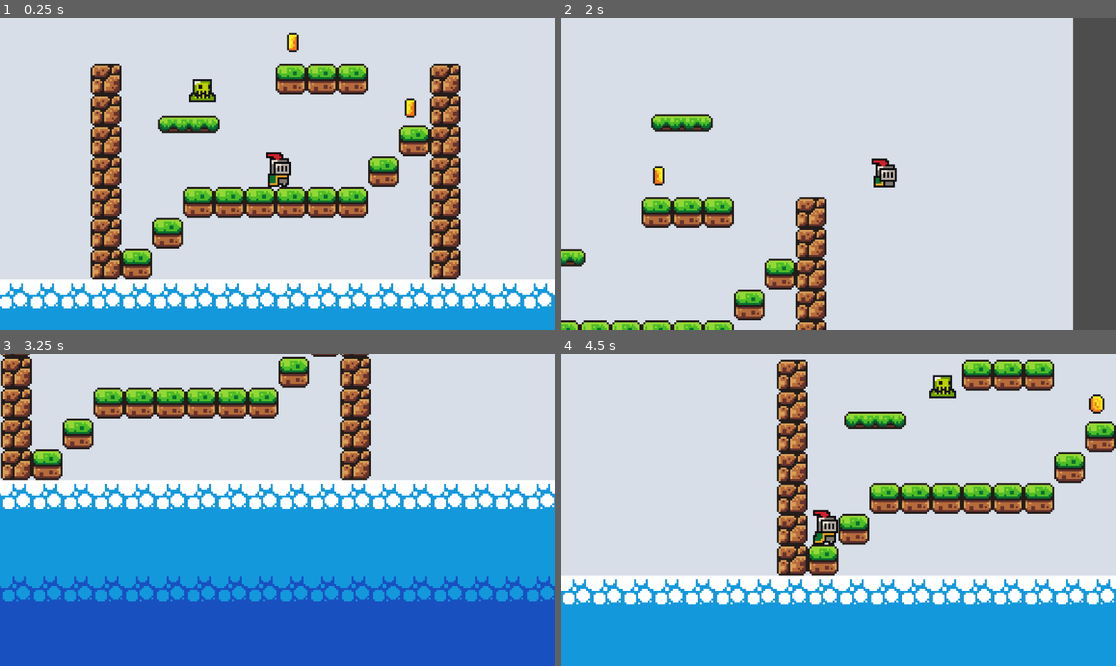
Above: before the commit, frames 1-4 (two rows, left to right).
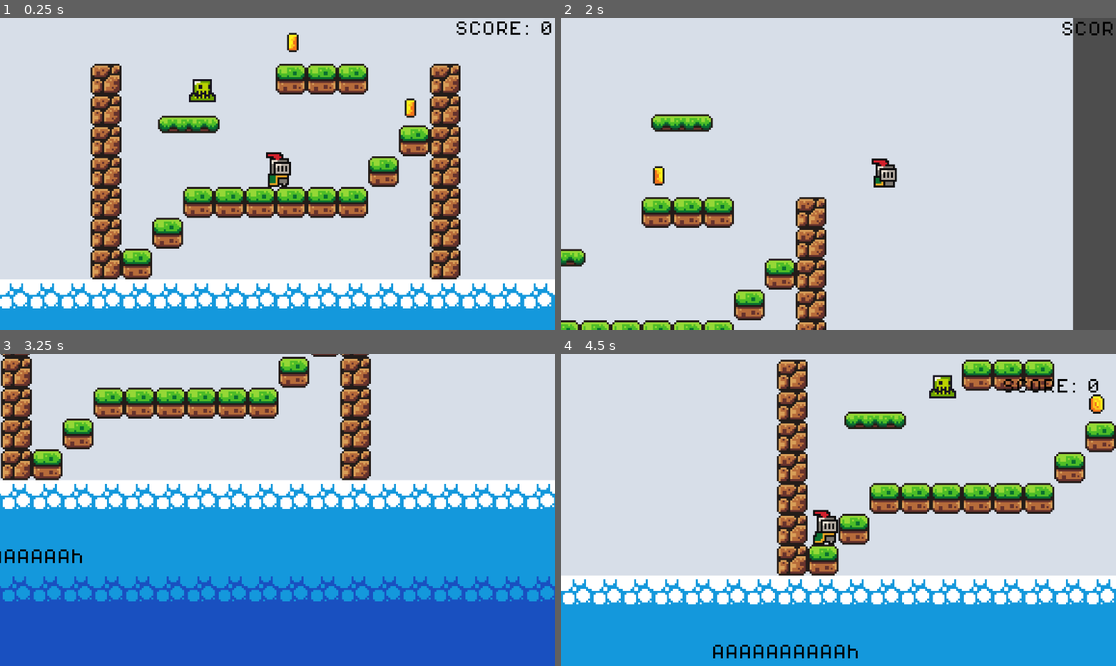
Above: after the commit, the same moments.

Repository: Spaik7/gioco-tutorial
Game: Godot game, scene res://scenes/MainScene.tscn
The game is run twice, just before and just after one commit, with the same random seed, the same clock (stepped at 60 frames per second) and the same inputs.
Inputs:
- Up to frame 1 (0.25 s): no input
- Up to frame 2 (2 s): hold Right (move_right) from 0.53 s (still down); tap Space (jump) at 0.77, 1.52 s
- Up to frame 3 (3.25 s): release Right (move_right) at 2.03 s; hold Left (move_left) from 2.03 s (still down); tap Space (jump) at 3.02 s
- Up to frame 4 (4.5 s): tap Space (jump) at 3.77 s; release Left (move_left) at 4.28 s; hold Right (move_right) from 4.28 s (still down)

The runs differ from the first frame. In frame 1, 0.3% of the frame differs, in the area x 82-100%, y 1-6%; in frame 2, 0.2%; in frame 3, 0.3%; in frame 4, 0.8%, in the area x 27-97%, y 8-98%.

Commit message:
Windows export

Diff:
--- /dev/null
+++ b/default_bus_layout.tres
@@ -0,0 +1,15 @@
+[gd_resource type="AudioBusLayout" format=3 uid="uid://cte534br6sn8k"]
+
+[resource]
+bus/1/name = &"Music"
+bus/1/solo = false
+bus/1/mute = false
+bus/1/bypass_fx = false
+bus/1/volume_db = -11.957565
+bus/1/send = &"Master"
+bus/2/name = &"SFX"
+bus/2/solo = false
+bus/2/mute = false
+bus/2/bypass_fx = false
+bus/2/volume_db = 0.0
+bus/2/send = &"Master"
--- a/project.godot
+++ b/project.godot
@@ -14,6 +14,10 @@
 run/main_scene="uid://bscuvpbt6plr2"
 config/features=PackedStringArray("4.5", "Forward Plus")
 config/icon="res://icon.svg"
+
+[autoload]
+
+Music="*res://scenes/music.tscn"
 
 [input]
 
--- a/scenes/Coin.tscn
+++ b/scenes/Coin.tscn
@@ -1,7 +1,8 @@
-[gd_scene load_steps=17 format=3 uid="uid://drpx8jn1e2soy"]
+[gd_scene load_steps=21 format=3 uid="uid://drpx8jn1e2soy"]
 
 [ext_resource type="Texture2D" uid="uid://cqwhq0jrjv3gf" path="res://assets/sprites/coin.png" id="1_owubc"]
 [ext_resource type="Script" uid="uid://c7j5poclfopi1" path="res://scripts/Coin.gd" id="2_kyq3r"]
+[ext_resource type="AudioStream" uid="uid://ck1prxie4fcfd" path="res://assets/sounds/coin.wav" id="3_5twpi"]
 
 [sub_resource type="AtlasTexture" id="AtlasTexture_kyq3r"]
 atlas = ExtResource("1_owubc")
@@ -98,6 +99,104 @@
 [sub_resource type="CircleShape2D" id="CircleShape2D_nlhuv"]
 radius = 6.0
 
+[sub_resource type="Animation" id="Animation_5twpi"]
+resource_name = "pickup"
+tracks/0/type = "value"
+tracks/0/imported = false
+tracks/0/enabled = true
+tracks/0/path = NodePath("AnimatedSprite2D:visible")
+tracks/0/interp = 1
+tracks/0/loop_wrap = true
+tracks/0/keys = {
+"times": PackedFloat32Array(0),
+"transitions": PackedFloat32Array(1),
+"update": 1,
+"values": [false]
+}
+tracks/1/type = "value"
+tracks/1/imported = false
+tracks/1/enabled = true
+tracks/1/path = NodePath("CollisionShape2D:disabled")
+tracks/1/interp = 1
+tracks/1/loop_wrap = true
+tracks/1/keys = {
+"times": PackedFloat32Array(0),
+"transitions": PackedFloat32Array(1),
+"update": 1,
+"values": [true]
+}
+tracks/2/type = "value"
+tracks/2/imported = false
+tracks/2/enabled = true
+tracks/2/path = NodePath("PickupSound:playing")
+tracks/2/interp = 1
+tracks/2/loop_wrap = true
+tracks/2/keys = {
+"times": PackedFloat32Array(0),
+"transitions": PackedFloat32Array(1),
+"update": 1,
+"values": [true]
+}
+tracks/3/type = "method"
+tracks/3/imported = false
+tracks/3/enabled = true
+tracks/3/path = NodePath(".")
+tracks/3/interp = 1
+tracks/3/loop_wrap = true
+tracks/3/keys = {
+"times": PackedFloat32Array(0.9),
+"transitions": PackedFloat32Array(1),
+"values": [{
+"args": [],
+"method": &"queue_free"
+}]
+}
+
+[sub_resource type="Animation" id="Animation_bedda"]
+length = 0.001
+tracks/0/type = "value"
+tracks/0/imported = false
+tracks/0/enabled = true
+tracks/0/path = NodePath("AnimatedSprite2D:visible")
+tracks/0/interp = 1
+tracks/0/loop_wrap = true
+tracks/0/keys = {
+"times": PackedFloat32Array(0),
+"transitions": PackedFloat32Array(1),
+"update": 1,
+"values": [true]
+}
+tracks/1/type = "value"
+tracks/1/imported = false
+tracks/1/enabled = true
+tracks/1/path = NodePath("CollisionShape2D:disabled")
+tracks/1/interp = 1
+tracks/1/loop_wrap = true
+tracks/1/keys = {
+"times": PackedFloat32Array(0),
+"transitions": PackedFloat32Array(1),
+"update": 1,
+"values": [false]
+}
+tracks/2/type = "value"
+tracks/2/imported = false
+tracks/2/enabled = true
+tracks/2/path = NodePath("PickupSound:playing")
+tracks/2/interp = 1
+tracks/2/loop_wrap = true
+tracks/2/keys = {
+"times": PackedFloat32Array(0),
+"transitions": PackedFloat32Array(1),
+"update": 1,
+"values": [false]
+}
+
+[sub_resource type="AnimationLibrary" id="AnimationLibrary_2du1a"]
+_data = {
+&"RESET": SubResource("Animation_bedda"),
+&"pickup": SubResource("Animation_5twpi")
+}
+
 [node name="Area2D" type="Area2D"]
 collision_mask = 2
 script = ExtResource("2_kyq3r")
@@ -110,4 +209,13 @@
 [node name="CollisionShape2D" type="CollisionShape2D" parent="."]
 shape = SubResource("CircleShape2D_nlhuv")
 
+[node name="PickupSound" type="AudioStreamPlayer2D" parent="."]
+stream = ExtResource("3_5twpi")
+bus = &"SFX"
+
+[node name="AnimationPlayer" type="AnimationPlayer" parent="."]
+libraries = {
+&"": SubResource("AnimationLibrary_2du1a")
+}
+
 [connection signal="body_entered" from="." to="CollisionShape2D" method="_on_area_2d_body_entered"]
--- a/scenes/MainScene.tscn
+++ b/scenes/MainScene.tscn
@@ -1,11 +1,13 @@
-[gd_scene load_steps=13 format=3 uid="uid://bscuvpbt6plr2"]
+[gd_scene load_steps=15 format=3 uid="uid://bscuvpbt6plr2"]
 
 [ext_resource type="Texture2D" uid="uid://ckjp2w271g7vh" path="res://assets/sprites/world_tileset.png" id="1_c6dvc"]
+[ext_resource type="Script" uid="uid://c0pq2rkw6whsn" path="res://scripts/game_manager.gd" id="1_u1u68"]
 [ext_resource type="PackedScene" uid="uid://dk6lbmadeaj5o" path="res://scenes/gay.tscn" id="2_611at"]
 [ext_resource type="PackedScene" uid="uid://3axsjvori7as" path="res://scenes/Platform.tscn" id="3_k24pf"]
 [ext_resource type="PackedScene" uid="uid://drpx8jn1e2soy" path="res://scenes/Coin.tscn" id="4_611at"]
 [ext_resource type="PackedScene" uid="uid://xyqiaqsma8kr" path="res://scenes/killzone.tscn" id="5_k24pf"]
 [ext_resource type="PackedScene" uid="uid://cfx8cgrvftwqv" path="res://scenes/slime.tscn" id="6_ygjfp"]
+[ext_resource type="FontFile" uid="uid://dgph6jlc1v44g" path="res://assets/fonts/PixelOperator8.ttf" id="7_1wiy7"]
 
 [sub_resource type="TileSetAtlasSource" id="TileSetAtlasSource_rnjyy"]
 texture = ExtResource("1_c6dvc")
@@ -216,6 +218,10 @@
 [node name="Platform" type="Node2D"]
 position = Vector2(0, 1)
 
+[node name="GameManager" type="Node" parent="."]
+unique_name_in_owner = true
+script = ExtResource("1_u1u68")
+
 [node name="TileMap" type="TileMap" parent="."]
 position = Vector2(-1, 0)
 tile_set = SubResource("TileSet_4vge2")
@@ -235,6 +241,22 @@
 limit_smoothed = true
 position_smoothing_enabled = true
 
+[node name="ScoreLabel" type="Label" parent="gay/camer"]
+anchors_preset = 1
+anchor_left = 1.0
+anchor_right = 1.0
+offset_left = 23.0
+offset_top = -80.0
+offset_right = 143.0
+offset_bottom = -71.0
+grow_horizontal = 0
+theme_override_colors/font_color = Color(0, 0, 0, 1)
+theme_override_fonts/font = ExtResource("7_1wiy7")
+theme_override_font_sizes/font_size = 8
+text = "SCORE: 0"
+horizontal_alignment = 2
+uppercase = true
+
 [node name="Killzone" parent="." instance=ExtResource("5_k24pf")]
 position = Vector2(0, 181)
 
@@ -265,3 +287,15 @@
 
 [node name="Slime" parent="." instance=ExtResource("6_ygjfp")]
 position = Vector2(-54, -56)
+
+[node name="Labels" type="Node" parent="."]
+
+[node name="Label" type="Label" parent="Labels"]
+offset_left = -131.0
+offset_top = 85.0
+offset_right = -14.0
+offset_bottom = 101.0
+theme_override_colors/font_color = Color(0, 0, 0, 1)
+theme_override_fonts/font = ExtResource("7_1wiy7")
+theme_override_font_sizes/font_size = 8
+text = "AAAAAAAAAAh"
--- /dev/null
+++ b/scenes/music.tscn
@@ -0,0 +1,8 @@
+[gd_scene load_steps=2 format=3 uid="uid://e6nv7rfc7v10"]
+
+[ext_resource type="AudioStream" uid="uid://b3vx1njkfvgl6" path="res://assets/music/time_for_adventure.mp3" id="1_05ggv"]
+
+[node name="Music" type="AudioStreamPlayer2D"]
+stream = ExtResource("1_05ggv")
+autoplay = true
+bus = &"Music"
--- a/scripts/Coin.gd
+++ b/scripts/Coin.gd
@@ -1,7 +1,11 @@
 extends Area2D
+
+@onready var game_manager: Node = %GameManager
+@onready var animation_player: AnimationPlayer = $AnimationPlayer
 
 func _ready():
 	body_entered.connect(_on_body_entered)
 
 func _on_body_entered(body):
-	queue_free()  # Remove coin from scene
+	game_manager.add_point()
+	animation_player.play("pickup")  # Remove coin from scene
--- /dev/null
+++ b/scripts/game_manager.gd
@@ -0,0 +1,9 @@
+extends Node
+
+@onready var score_label: Label = $"../gay/camer/ScoreLabel"
+
+var score = 0
+
+func add_point():
+	score += 1
+	score_label.text = "SCORE: " + str(score)
Not shown, changed: assets/music/time_for_adventure.mp3.import
Not shown, added: export_presets.cfg
Not shown, added: scripts/game_manager.gd.uid
Not shown, added: exports/Windows/gioco-tutorial-windows.exe
